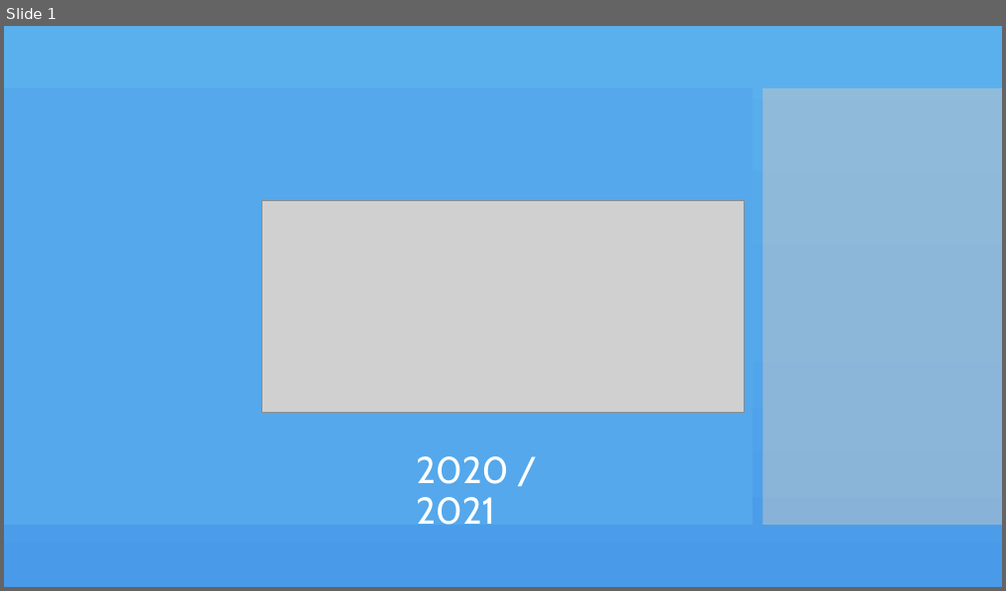
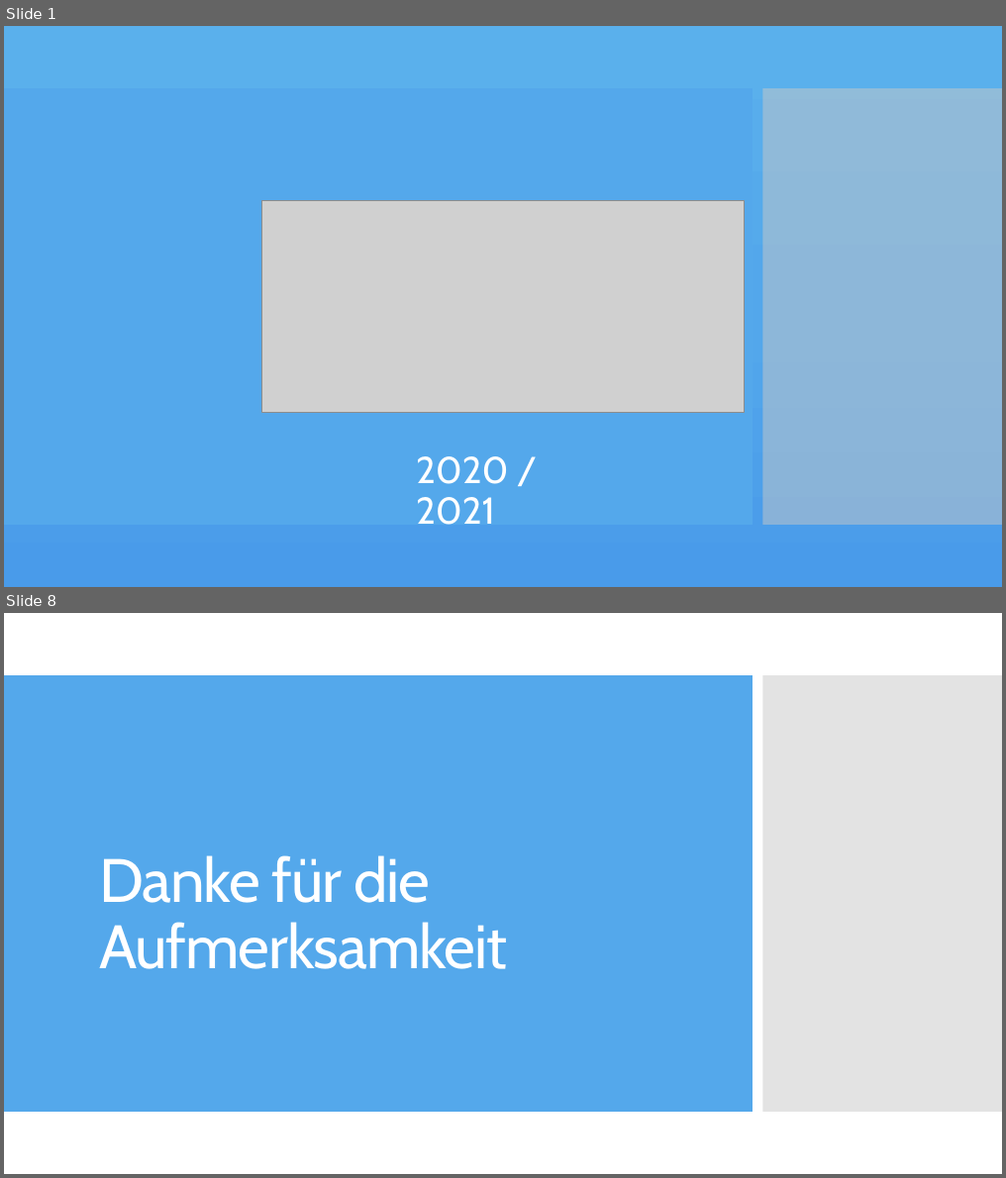
Before and after one commit to MoBoldi/VitaChi, a slide deck: powerpoint/VitaChi_Präs.pptx. Shown one above the other, each under a label of ours: slide 1 before the commit, slides 1 and 8 after it; the slides between them are not shown. The pictures are 1006x591 and 1006x1178 pixels, drawn with LibreOffice and Linux fonts; fonts in the diff are those of the drawing; grey boxes stand for pictures; background and template pictures are left out. Boxes give left, top, right and bottom in pixels: in the first picture for what was removed or moved away, otherwise in the second. Text is boxed around its words. In the diff, an @@ line names an element or a change of style, - is before the commit and + after.

```diff
--- a/powerpoint/VitaChi_Präs.pptx
+++ b/powerpoint/VitaChi_Präs.pptx
@@ slide 8 added at bbox=[4, 613, 1002, 1174], background #FFFFFF; not listed: 2 template elements that a slide beside it also shows @@
@@ title added at bbox=[99, 856, 508, 969], 59 pt, text #FFFFFF @@
+Danke für die Aufmerksamkeit
```
Also in this commit, not shown: 2 slides changed, 4 other slides added.
